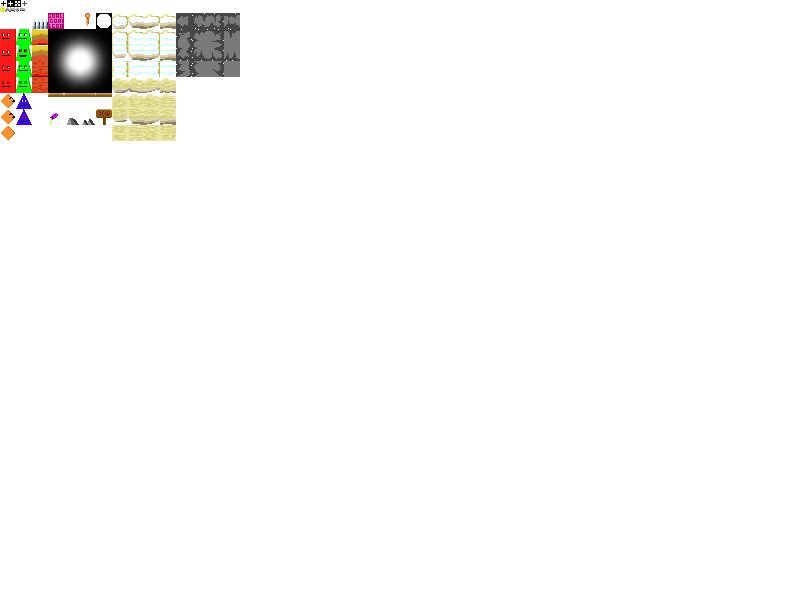
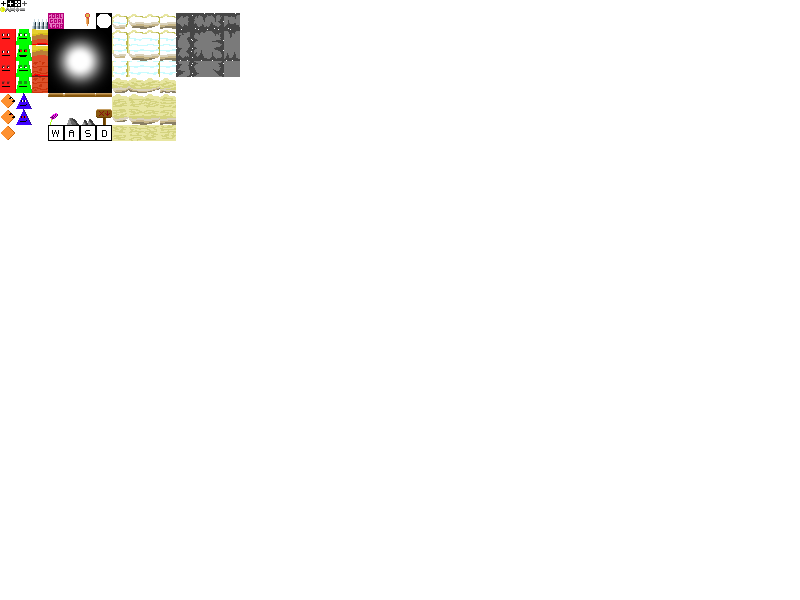
Revision of a layered 800px x 600px image; what changed, layer by layer:
added layer "Keyboard4" in group "Decor" over [96, 125, 112, 141]
added layer "Keyboard3" in group "Decor" over [80, 125, 96, 141]
added layer "Keyboard2" in group "Decor" over [64, 125, 80, 141]
added layer "Keyboard1" in group "Decor" over [48, 125, 64, 141]
